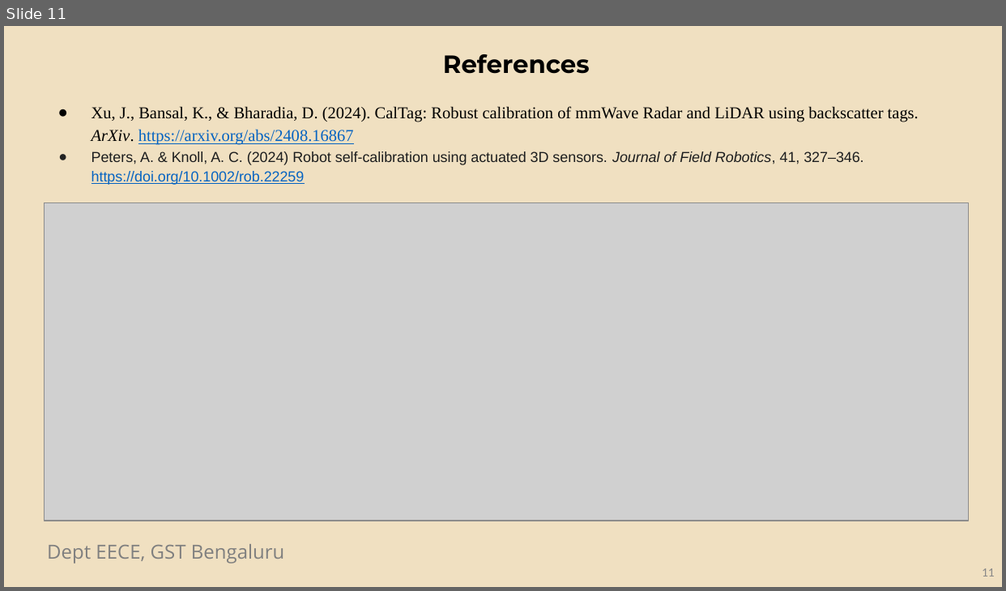
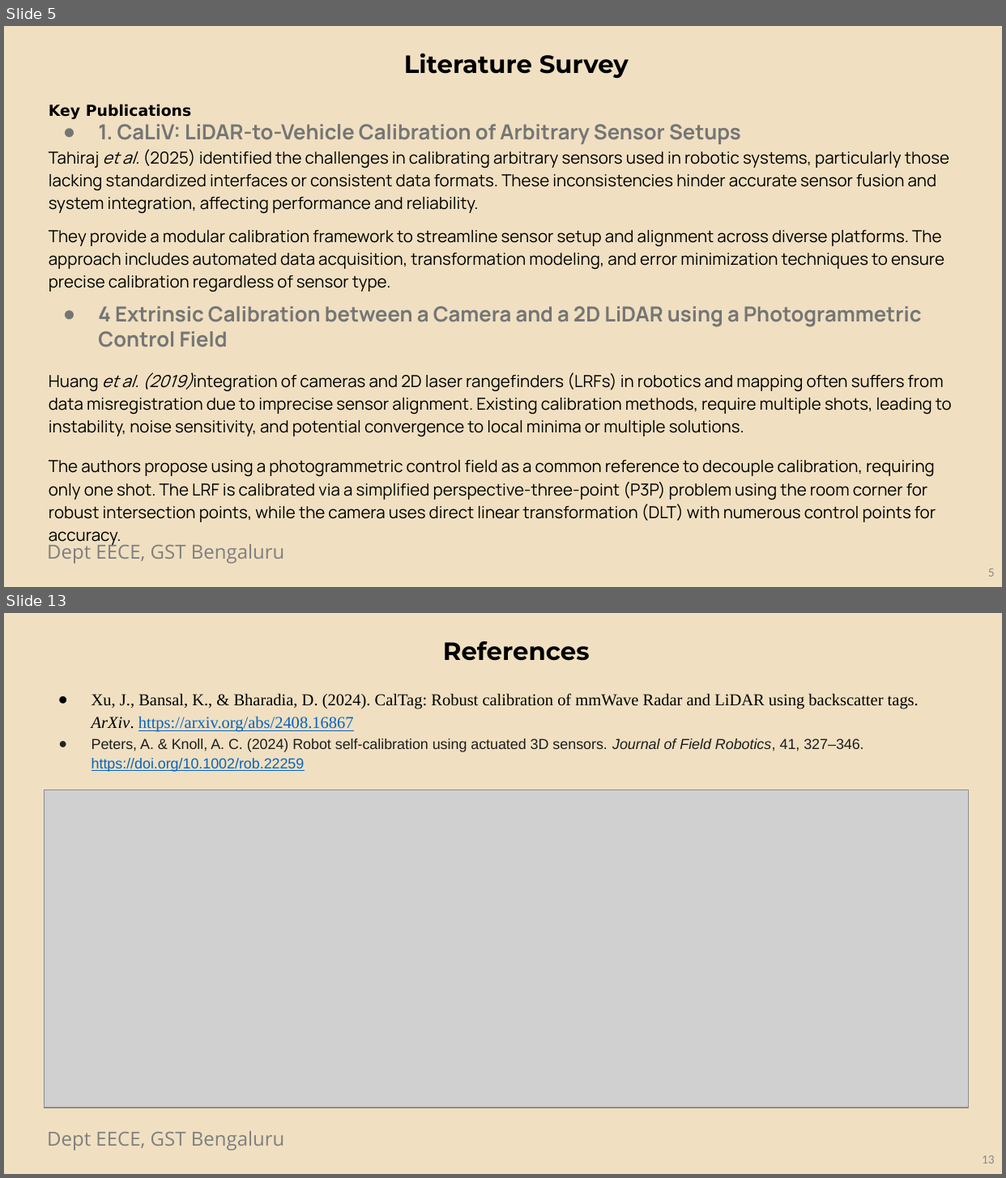
Before and after one commit to Opera5/Capstone, a slide deck: Preview_1.pptx. Shown one above the other, each under a label of ours: slide 11 before the commit, slides 5 and 13 after it; the slides between them are not shown. The pictures are 1006x591 and 1006x1178 pixels, drawn with LibreOffice and Linux fonts; fonts in the diff are those of the drawing; grey boxes stand for pictures; background and template pictures are left out. Boxes give left, top, right and bottom in pixels: in the first picture for what was removed or moved away, otherwise in the second. Text is boxed around its words. In the diff, an @@ line names an element or a change of style, - is before the commit and + after.

```diff
--- a/Preview_1.pptx
+++ b/Preview_1.pptx
@@ slide 5 added at [4,26,1002,587], background #F0E0C1; not listed: 1 template element that a slide beside it also shows @@
@@ text added at [404,53,629,79], 18 pt, text #000000, bold @@
+Literature Survey
@@ text added at [49,104,952,547], 12 pt, text #000000 @@
+Key Publications
+● 1. CaLiV: LiDAR-to-Vehicle Calibration of Arbitrary Sensor Setups
+Tahiraj et al. (2025) identified the challenges in calibrating arbitrary sensors used in robotic systems, particularly those lacking standardized interfaces or consistent data formats. These inconsistencies hinder accurate sensor fusion and system integration, affecting performance and reliability.
+They provide a modular calibration framework to streamline sensor setup and alignment across diverse platforms. The approach includes automated data acquisition, transformation modeling, and error minimization techniques to ensure precise calibration regardless of sensor type.
+● 4 Extrinsic Calibration between a Camera and a 2D LiDAR using a Photogrammetric Control Field
+Huang et al. (2019)integration of cameras and 2D laser rangefinders (LRFs) in robotics and mapping often suffers from data misregistration due to imprecise sensor alignment. Existing calibration methods, require multiple shots, leading to instability, noise sensitivity, and potential convergence to local minima or multiple solutions.
+The authors propose using a photogrammetric control field as a common reference to decouple calibration, requiring only one shot. The LRF is calibrated via a simplified perspective-three-point (P3P) problem using the room corner for robust intersection points, while the camera uses direct linear transformation (DLT) with numerous control points for accuracy.
@@ page number added at [988,569,995,577], 9 pt, text #888888 @@
+5
@@ what was slide 11 is now slide 13 @@
@@ page number at [982,1156,995,1164]: text changed @@
-11
+13
```
Also in this commit, not shown: 6 slides changed, 3 other slides added, 2 slides removed, 2 other files.
